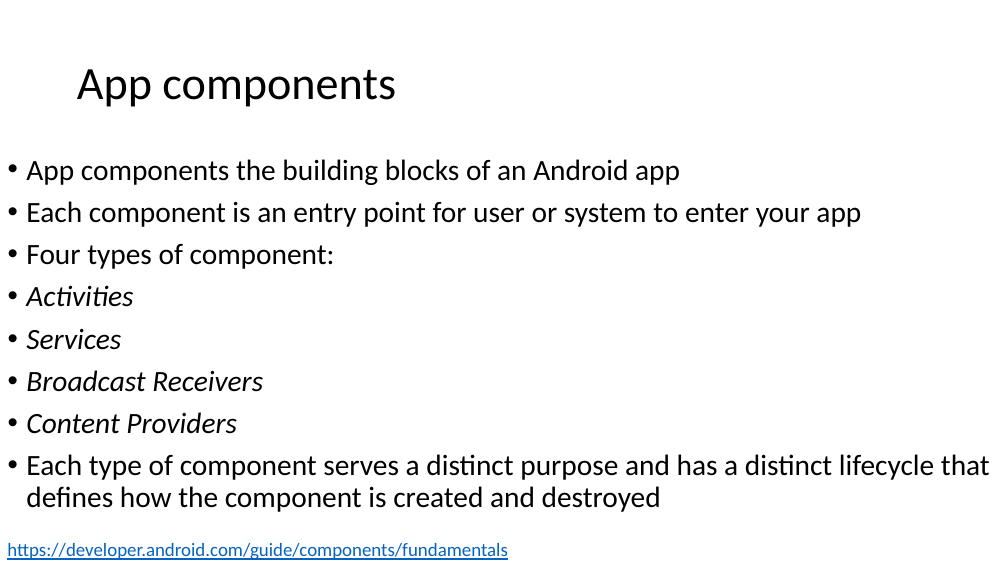
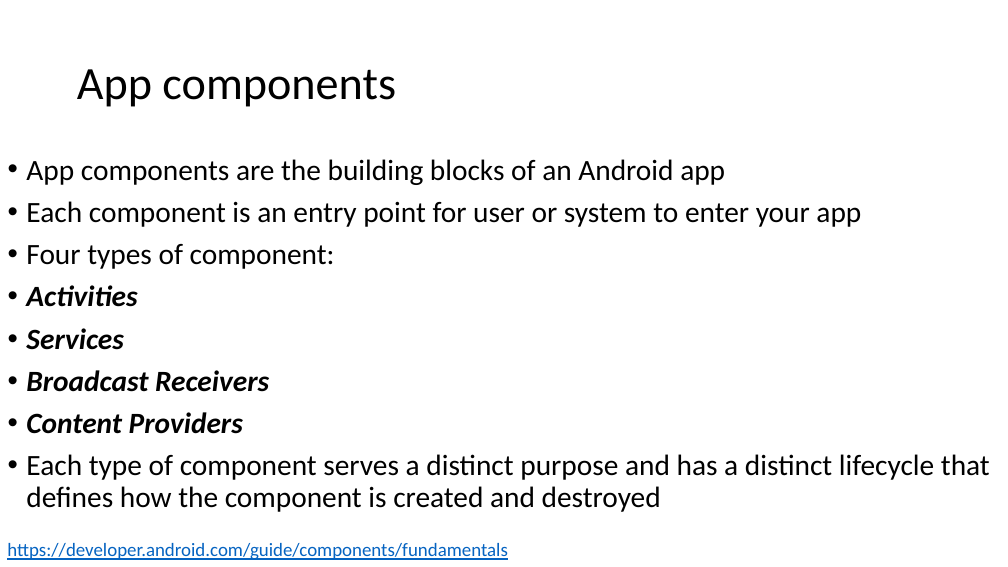
Before and after one commit to russellu/cs230, a slide deck: slide 4 of Lecture_06.pptx. Drawn at 1008x567 pixels with LibreOffice and Linux fonts; fonts in the diff are those of the drawing. Boxes give left, top, right and bottom in pixels: in the first picture for what was removed or moved away, otherwise in the second. Text is boxed around its words. In the diff, an @@ line names an element or a change of style, - is before the commit and + after.

```diff
--- a/Lecture_06.pptx
+++ b/Lecture_06.pptx
@@ text at box(26, 159, 725, 185): text changed @@
-• App components the building blocks of an Android app
+• App components are the building blocks of an Android app
@@ text at box(26, 285, 269, 434): bold on in "Activities", "Services", "Broadcast Receivers", "Content Providers" @@
```
Also in this commit, not shown: 9 other slides changed, 12 slides added.
